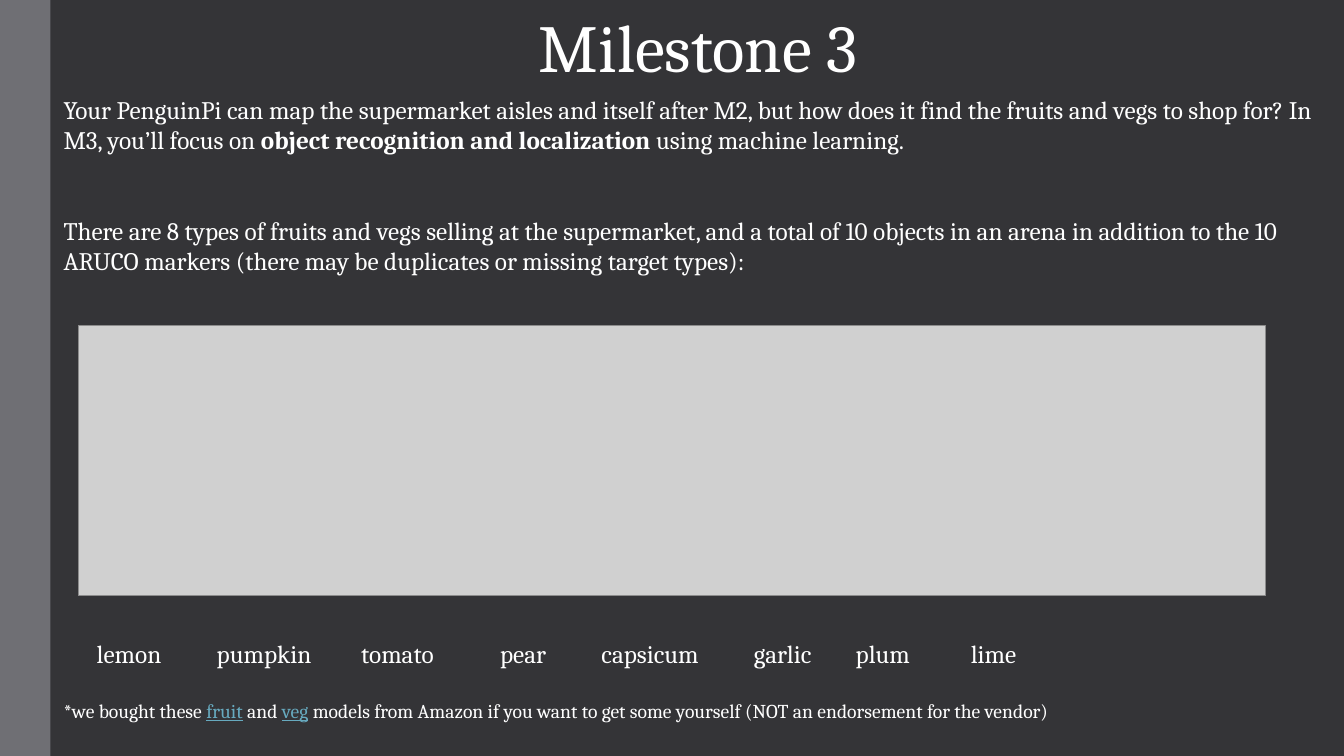
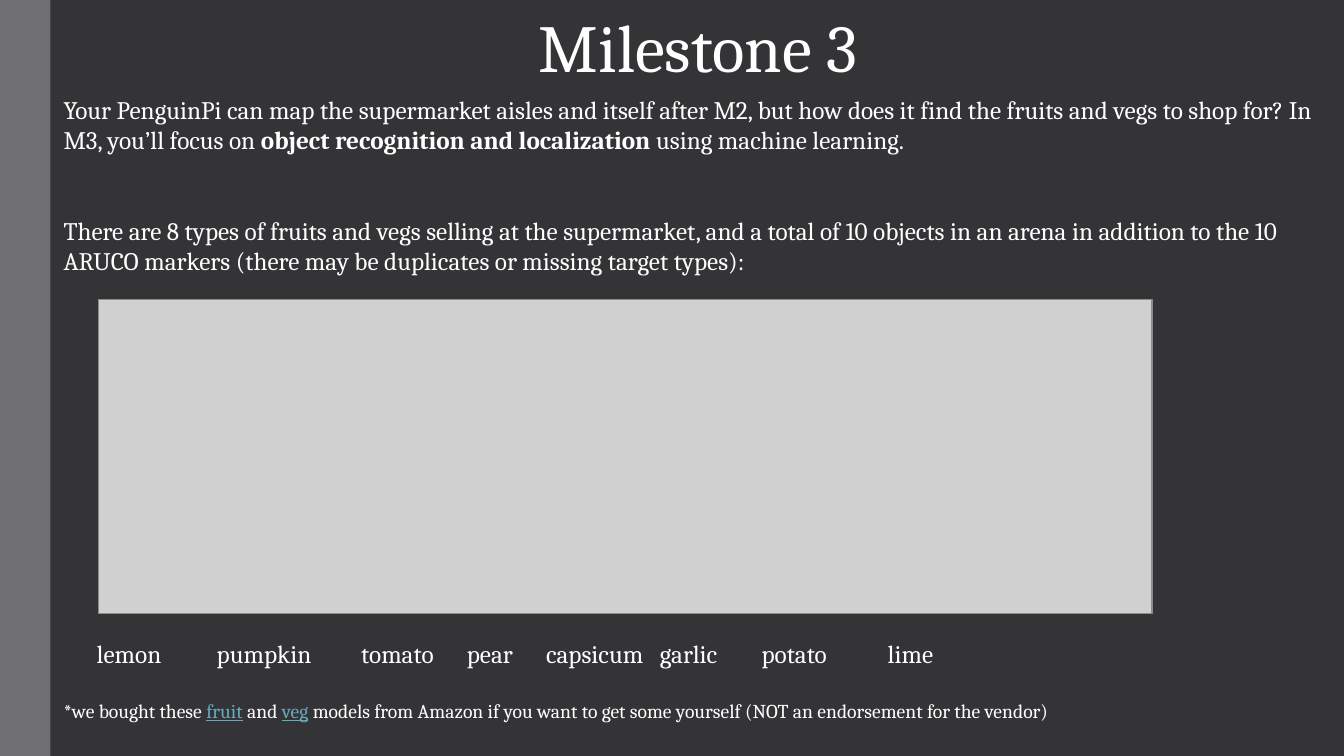
Before and after one commit to AaronMonash/ECE4078_Lab_2024, a slide deck: slide 3 of Week05-06/M3_slides/Lab3_1.pptx. Drawn at 1344x756 pixels with LibreOffice and Linux fonts; fonts in the diff are those of the drawing; grey boxes stand for pictures. Boxes give left, top, right and bottom in pixels: in the first picture for what was removed or moved away, otherwise in the second. Text is boxed around its words. In the diff, an @@ line names an element or a change of style, - is before the commit and + after.

Commit message:
Bought fresh ingredients (updated potato)
Bought fresh ingredients (updated potato)

```diff
--- a/Week05-06/M3_slides/Lab3_1.pptx
+++ b/Week05-06/M3_slides/Lab3_1.pptx
@@ picture: place and size @@
-picture at <box>79,326,1266,596</box>
+picture at <box>98,299,1151,613</box>
@@ text at <box>97,645,933,669</box>: text changed @@
-lemon pumpkin tomato pear capsicum garlic plum lime
+lemon pumpkin tomato pear capsicum garlic potato lime
```
